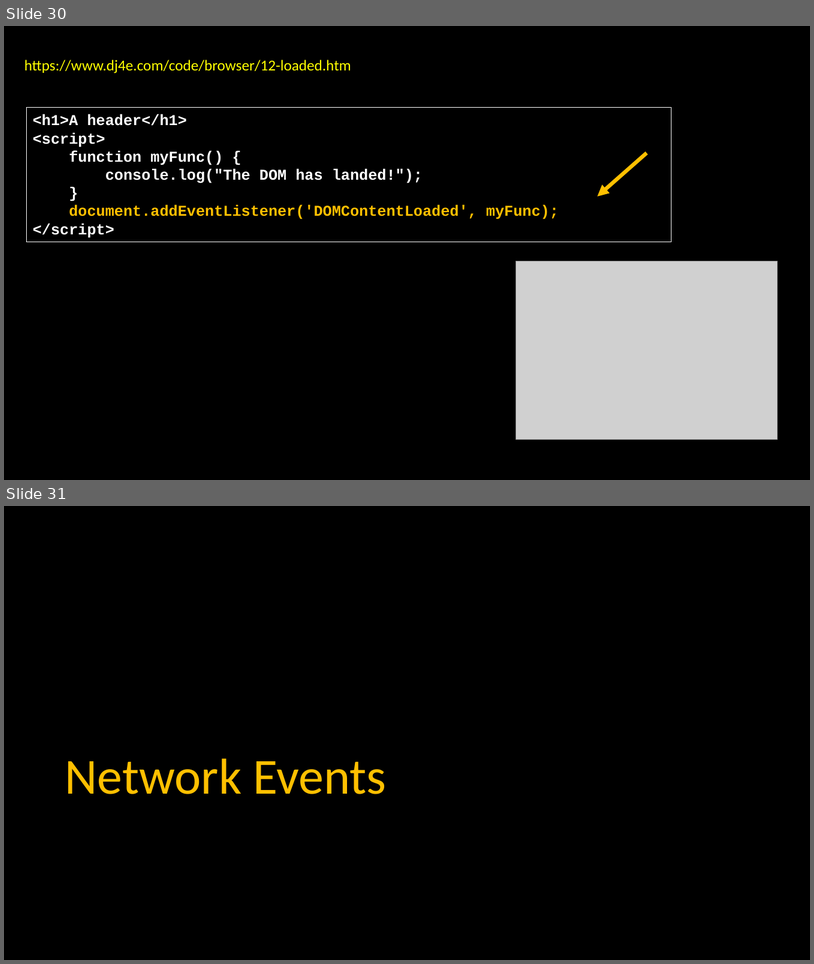
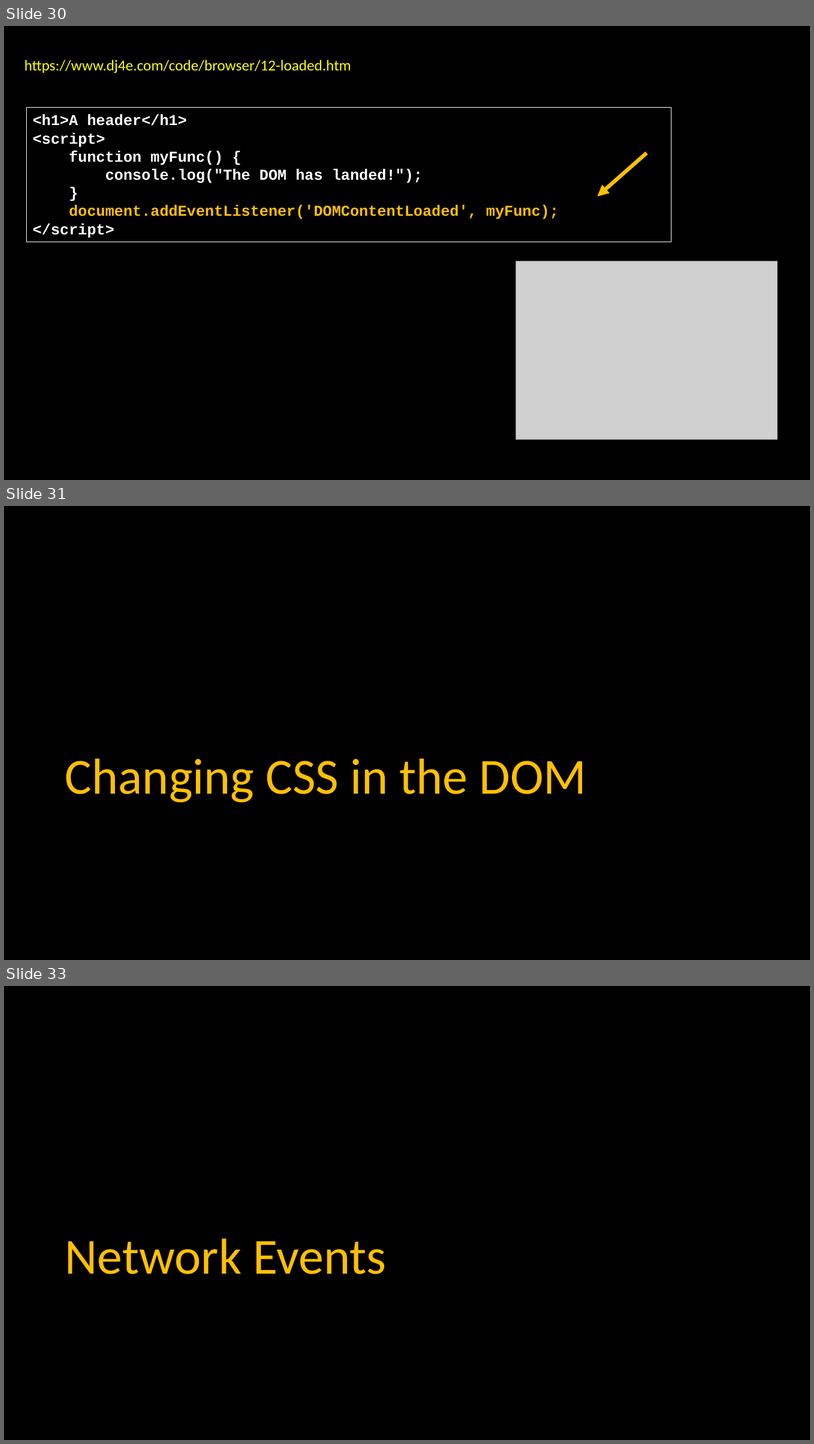
Before and after one commit to csev/dj4e, a slide deck: lectures/JS-03-Browser.pptx. Shown one above the other, each under a label of ours: slides 30 and 31 before the commit, slides 30, 31 and 33 after it; the slides between them are not shown. The pictures are 814x964 and 814x1444 pixels, drawn with LibreOffice and Linux fonts; fonts in the diff are those of the drawing; grey boxes stand for pictures. Boxes give left, top, right and bottom in pixels: in the first picture for what was removed or moved away, otherwise in the second. Text is boxed around its words. In the diff, an @@ line names an element or a change of style, - is before the commit and + after.

```diff
--- a/lectures/JS-03-Browser.pptx
+++ b/lectures/JS-03-Browser.pptx
@@ slide 31 added at bbox=[4, 506, 810, 960], background #000000 @@
@@ title added at bbox=[65, 758, 587, 802], 60 pt, text #FFC000 @@
+Changing CSS in the DOM
@@ what was slide 31 is now slide 33 @@
```
Also in this commit, not shown: 3 slides changed, 2 other slides added, 6 other files.
